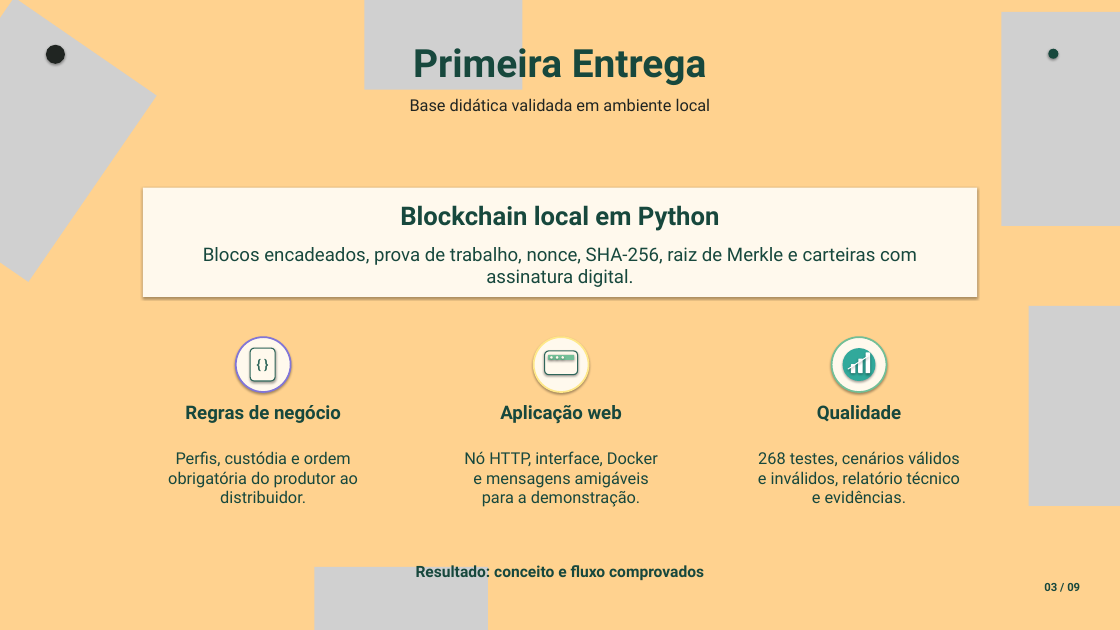
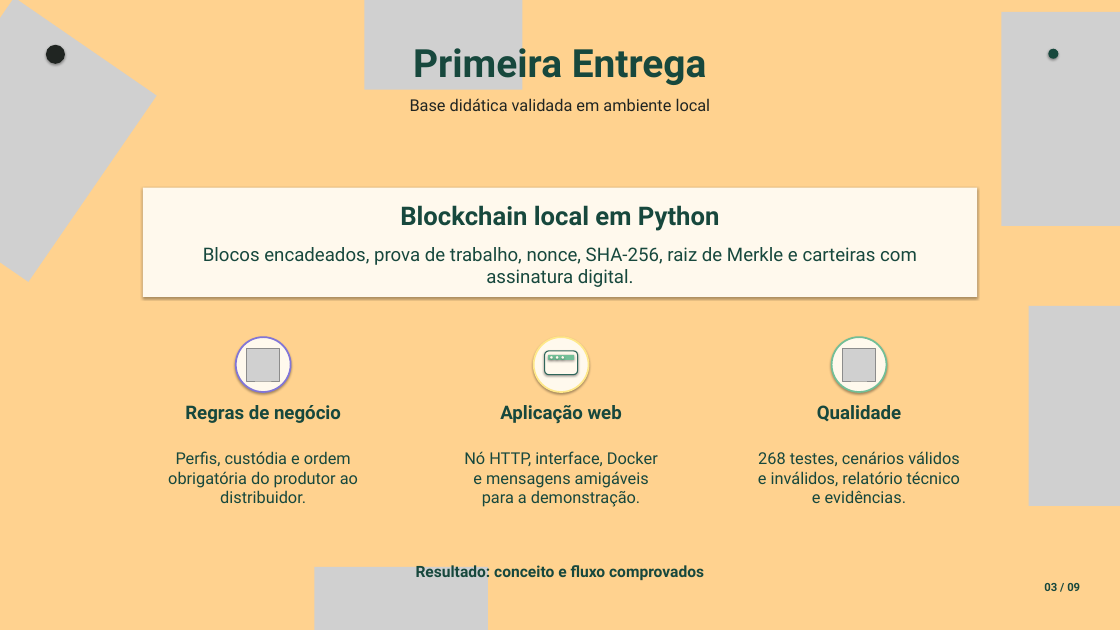
Before and after one commit to JulianaBallin/EcoOrigem, a slide deck: slide 3 of docs/slides/apresentacao-ecoorigem.pptx. Drawn at 1120x630 pixels with LibreOffice and Linux fonts; fonts in the diff are those of the drawing; grey boxes stand for pictures. Boxes give left, top, right and bottom in pixels: in the first picture for what was removed or moved away, otherwise in the second. Text is boxed around its words. In the diff, an @@ line names an element or a change of style, - is before the commit and + after.

```diff
--- a/docs/slides/apresentacao-ecoorigem.pptx
+++ b/docs/slides/apresentacao-ecoorigem.pptx
@@ picture added at (x1=247, y1=348, x2=280, y2=381) @@
@@ rounded rectangle removed at (x1=250, y1=348, x2=276, y2=381) @@
-{ }
@@ ellipse removed at (x1=843, y1=348, x2=876, y2=381) @@
@@ picture added at (x1=843, y1=348, x2=876, y2=381) @@
@@ line removed from (848, 369) to (868, 356) @@
@@ rounded rectangle removed at (x1=858, y1=358, x2=863, y2=373) @@
@@ rounded rectangle removed at (x1=866, y1=352, x2=870, y2=373) @@
@@ rounded rectangle removed at (x1=851, y1=364, x2=856, y2=373) @@
```
Also in this commit, not shown: 3 other slides changed, 9 other files.
